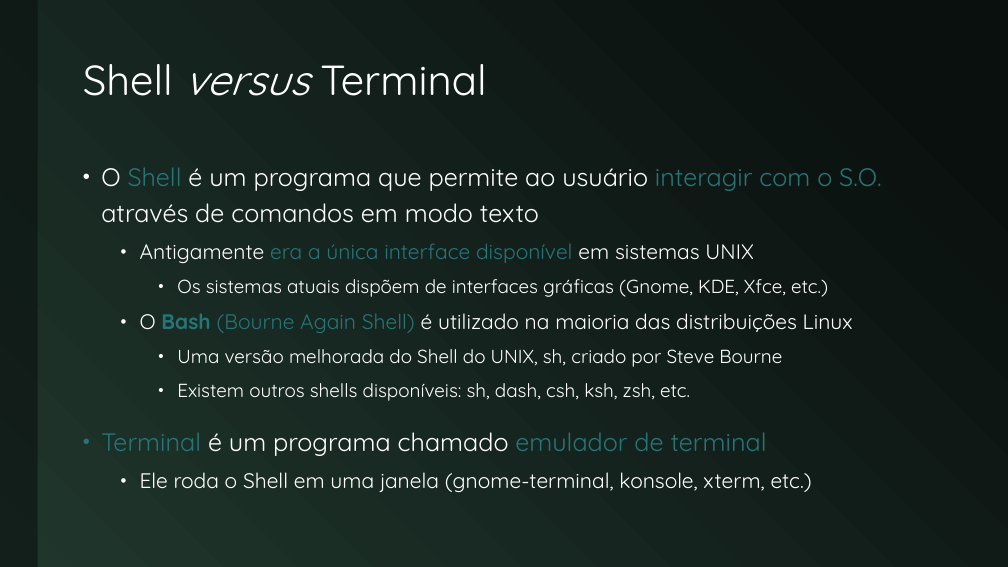
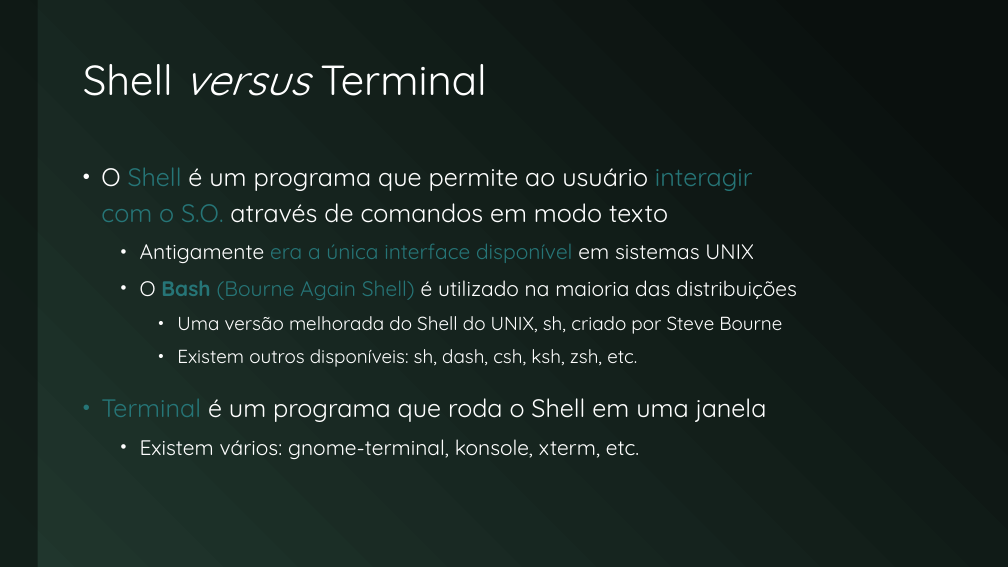
Before and after one commit to JudsonSS/Compiladores, a slide deck: slide 13 of Slides/01. Ambiente de Trabalho - Linux.pptx (slide 7 before the commit). Drawn at 1008x567 pixels with LibreOffice and Linux fonts; fonts in the diff are those of the drawing. Boxes give left, top, right and bottom in pixels: in the first picture for what was removed or moved away, otherwise in the second. Text is boxed around its words. In the diff, an @@ line names an element or a change of style, - is before the commit and + after.

```diff
--- a/Slides/01. Ambiente de Trabalho - Linux.pptx
+++ b/Slides/01. Ambiente de Trabalho - Linux.pptx
@@ text at (x1=140, y1=280, x2=797, y2=300): text changed; size 18 to 20 pt @@
-    • Os sistemas atuais dispõem de interfaces gráficas (Gnome, KDE, Xfce, etc.)
-  • O Bash (Bourne Again Shell) é utilizado na maioria das distribuições Linux
+  • O Bash (Bourne Again Shell) é utilizado na maioria das distribuições
@@ text at (x1=101, y1=349, x2=767, y2=459): text changed; size 20 to 18 pt @@
-    • Existem outros shells disponíveis: sh, dash, csh, ksh, zsh, etc.
-• Terminal é um programa chamado emulador de terminal
-  • Ele roda o Shell em uma janela (gnome-terminal, konsole, xterm, etc.)
+    • Existem outros disponíveis: sh, dash, csh, ksh, zsh, etc.
+• Terminal é um programa que roda o Shell em uma janela
+  • Existem vários: gnome-terminal, konsole, xterm, etc.
```
Also in this commit, not shown: 2 other slides changed, 7 slides added, 1 slide removed, 5 other files.
